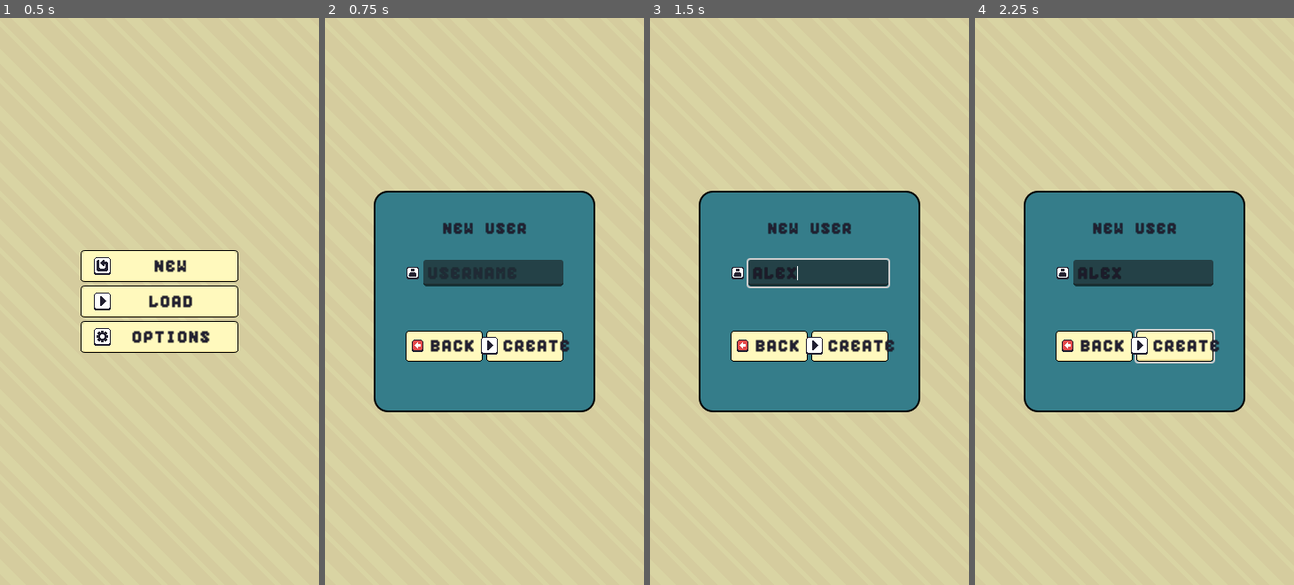
Above: before the commit, frames 1-4 (left to right).
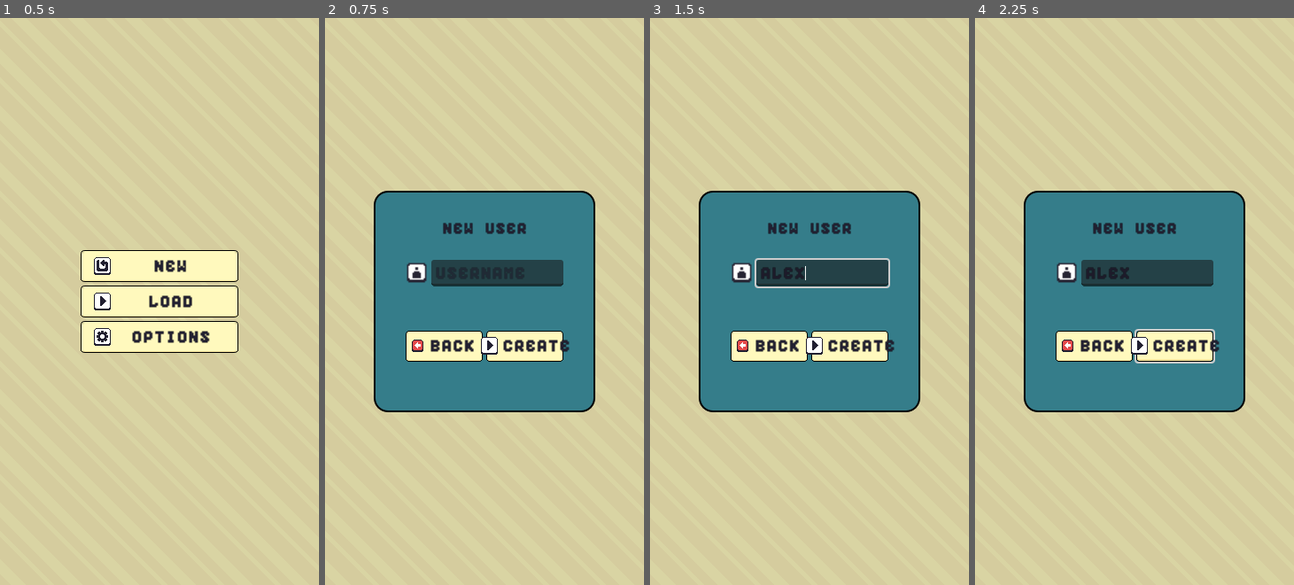
Above: after the commit, the same moments.

Repository: BragdonD/plant-care
Game: Godot game, scene res://main.tscn
The game is run twice, just before and just after one commit, with the same random seed, the same clock (stepped at 60 frames per second) and the same inputs.
Inputs (mouse positions are in pixels of both pictures, inside the frame that each line leads up to):
- Up to frame 1 (0.5 s): no input
- Up to frame 2 (0.75 s): click (484, 267) at 0.5 s
- Up to frame 3 (1.5 s): click (819, 273) at 1.27 s; type "Alex" at 1.35 s
- Up to frame 4 (2.25 s): click (1175, 346) at 2 s

Frame 1 is identical in both runs. In frame 2, 0.3% of the frame differs, in the area x 25-34%, y 42-48%; in frame 3, 0.5%, in the area x 25-49%, y 42-48%; in frame 4, 0.4%.

Commit message:
feat: change user icon

Diff:
--- a/scene/menu/new_game_menu/new_game_menu.tscn
+++ b/scene/menu/new_game_menu/new_game_menu.tscn
@@ -64,10 +64,12 @@
 alignment = 1
 
 [node name="TextureRect" type="TextureRect" parent="Panel/MarginContainer/VBoxContainer/UserName"]
+custom_minimum_size = Vector2(25, 25)
 layout_mode = 2
 size_flags_horizontal = 0
 size_flags_vertical = 4
 texture = ExtResource("1_av26o")
+expand_mode = 3
 stretch_mode = 5
 
 [node name="LineEdit" type="LineEdit" parent="Panel/MarginContainer/VBoxContainer/UserName"]
Binary file changed: assets/buttons/icons/User.png
Not shown, changed: assets/buttons/icons/User.png.import
Not shown: 1 places in scene/menu/new_game_menu/new_game_menu.tscn that only renumber resources
